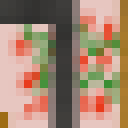
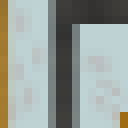
Comparing the layer stacks of the two w=128, h=128 images. Changes:
added group "Inside SW wall" (1st of 2) with 4 layers above "Inside SE wall" over [0, 0, 128, 128]
showed "Inside SW wall" (2nd of 2, in "Inside SW wall"), moved it into group "Inside SW wall" over [0, 0, 128, 128]
added layer "Layer 6 copy 2" in group "Inside SW wall" over [0, 0, 128, 128]
added group "Inside SE wall" (1st of 2) with 4 layers above "Inside intersection wall" over [0, 0, 128, 128]
hid "Inside SE wall" (2nd of 2, in "Inside SE wall"), moved it into group "Inside SE wall" over [0, 0, 128, 128]
hid "Layer 8 copy 4", moved it into group "Inside SE wall" over [0, 0, 128, 128]
added group "Inside intersection wall" with 4 layers above "Inside Wall vertical" over [0, 0, 128, 128]
added group "Inside Wall vertical" with 4 layers above "Inside horzontal wall" over [0, 0, 128, 128]
added group "Inside horzontal wall" with 4 layers above "Outside Walls" over [0, 0, 128, 128]
added group "Outside Walls" with 7 layers above "Grounds" over [0, 0, 128, 128]
added group "Grounds" with 8 layers over [0, 0, 128, 128]
